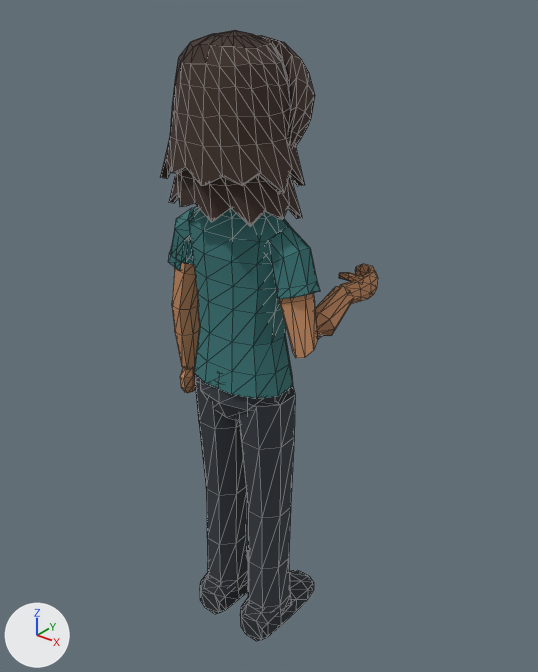
What one commit did to the glTF model game/assets/characters/lwf_attendee_female_drink_hold_v2.glb.
One viewpoint serves both versions: a camera (50 mm lens) standing at (1.148, -1.324, 1.808) and looking at (0.005, 0.104, 0.923). Every picture has the same lights, and +X, +Y and +Z are marked at lower left. The older version comes first. Mesh edges are drawn as thin lines. Vertices at exactly the same position are counted once.

Names of what the first picture shows: 'Attendee_female_drink_hold_v6'.
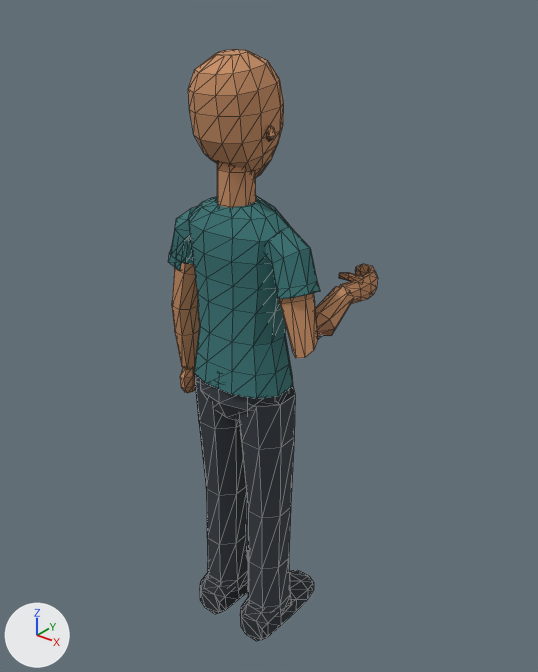
Boxes (x1, y1, x2, y2) around the edits, measured in the pictures (538 x 672 px):
'Attendee_female_drink_hold_v6', reshaped: before (160, 30, 378, 641); after (168, 50, 378, 641)
part 1 of me_head, deleted: before (160, 30, 305, 194)
part 2 of me_head, deleted: before (169, 169, 302, 226)
part 3 of me_head, deleted: before (257, 35, 315, 146)

Patch to the scene script:
```diff
--- a/game/assets/characters/lwf_attendee_female_drink_hold_v2.glb.py
+++ b/game/assets/characters/lwf_attendee_female_drink_hold_v2.glb.py
@@ me_head @@
 # used by ob_attendee_female_drink_hold_v6; location = (0.0, 0.0, 0.0)
-me_head.from_pydata(...)  # 1405 vertices, 2652 faces; spans x -0.23..0.26, y -0.17..0.3, z 0.0..1.7
+me_head.from_pydata(...)  # 911 vertices, 1680 faces; spans x -0.23..0.26, y -0.11..0.3, z 0.0..1.66
+# me_head part 1: the loose piece of 274 vertices spanning x -0.16..0.17, y -0.17..0.09, z 1.37..1.7 is deleted
+# me_head part 2: the loose piece of 126 vertices spanning x -0.17..0.17, y -0.15..0.05, z 1.3..1.54 is deleted
+# me_head part 3: the loose piece of 64 vertices spanning x -0.07..0.16, y 0.0..0.16, z 1.45..1.69 is deleted
+# other edits to the shape of me_head do not show in these pictures
 me_head.materials.append(mat_directiona_adult_shared_recolour_palette)
```
